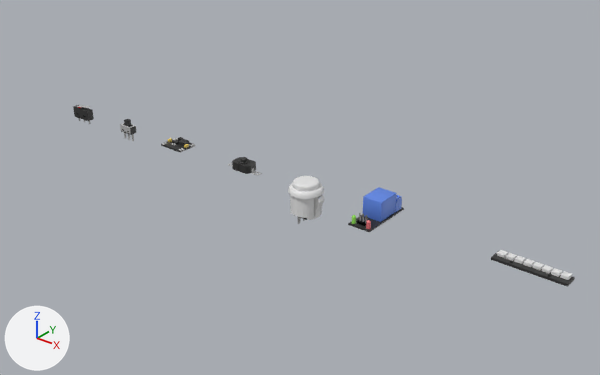
The Blender file electronics.blend, before and after one commit.
Rendered twice from a camera (50 mm lens) standing at (1.64, -4.35, 2.7) and looking at (-2.05, 0.27, -0.16). Every picture has the same lights, and +X, +Y and +Z are marked at lower left.

In view in the first picture: 'arcadeButton', 'flashlight switche smd', 'micro switch b', 'neopixel_line8', 'power switch a', 'rele2.5kW', 'step-up convertor'.
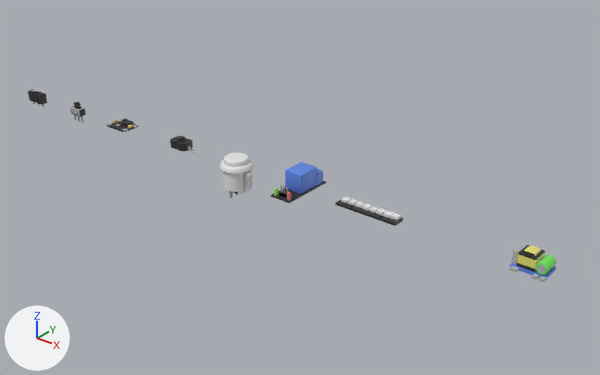
Commit message: Added power supply module

Edits to the bpy script that builds the scene:
```text
Add mat_p_green:
    mat_p_green = principled_material('p_green')
    mat_p_green.base_color = (0.177, 0.8, 0.121)  # green #75e762
Add mat_p_y:
    mat_p_y = principled_material('p_y')
    mat_p_y.base_color = (0.8, 0.762, 0.17)  # yellow #e7e273
Add me_circle_002:
    me_circle_002.from_pydata(...)  # 888 vertices, 796 faces; spans x -0.212..0.04, y -0.039..0.145, z -0.059..0.069
    # faces by material slot: [288, 16, 458, 23, 11]
    me_circle_002.materials.append(mat_p_green)  # green #75e762
    me_circle_002.materials.append(mat_plastic)  # black #303030
    me_circle_002.materials.append(mat_metal)  # grey #b3b3b3
    me_circle_002.materials.append(mat_p_blue)  # blue #5f88e7
    me_circle_002.materials.append(mat_p_y)  # yellow #e7e273
Change ob_power_switch_a:
    ob_power_switch_a.location: (-3.753, 0.0, -0.033) -> (-4.449, 0.0, -0.033)
Change ob_micro_switch_b:
    ob_micro_switch_b.location: (-4.368, 0.0, -0.048) -> (-5.064, 0.0, -0.048)
Change ob_step_up_convertor:
    ob_step_up_convertor.location: (-3.129, 0.0, 0.0) -> (-3.824, 0.0, 0.0)
Change ob_flashlight_switche_smd:
    ob_flashlight_switche_smd.location: (-2.392, 0.0, 0.0) -> (-3.088, 0.0, 0.0)
Change ob_arcadebutton:
    ob_arcadebutton.location: (-1.777, 0.0, 0.0) -> (-2.472, 0.0, 0.0)
Change ob_rele2_5kw:
    ob_rele2_5kw.location: (-1.151, 0.0, 0.0) -> (-1.846, 0.0, 0.0)
Change ob_neopixel_line8:
    ob_neopixel_line8.location: (0.0, 0.0, 0.0) -> (-1.219, 0.0, 0.0)
Add ob_power220_5v_wx_dc12003:
    ob_power220_5v_wx_dc12003 = bpy.data.objects.new('power220-5v_WX-DC12003', me_circle_002)
    ob_power220_5v_wx_dc12003.location = (0.079, -0.053, 0.059)
    _m = ob_power220_5v_wx_dc12003.modifiers.new('EdgeSplit', 'EDGE_SPLIT')
    _m.split_angle = 0.848
```

Boxes (x1, y1, x2, y2) around the edits, measured in the pictures (600 x 375 px):
'rele2.5kW', moved
    before: (348, 187, 404, 233)
    after: (271, 162, 326, 203)
'arcadeButton', moved
    before: (288, 176, 324, 224)
    after: (220, 153, 254, 198)
'neopixel_line8', moved
    before: (491, 250, 575, 287)
    after: (335, 196, 403, 226)
'power220-5v_WX-DC12003', added
    after: (510, 245, 556, 282)
    faces in mat_p_y (yellow #e7e272): (517, 245, 545, 269)
    faces in mat_metal (grey #b3b3b3): (510, 247, 546, 282)
    faces in mat_p_green (green #75e762): (535, 255, 556, 275)
    faces in mat_plastic (black #303030): (517, 245, 545, 272)
    faces in mat_p_blue (blue #5f88e7): (510, 263, 556, 279)
'flashlight switche smd', moved
    before: (228, 157, 262, 175)
    after: (167, 136, 197, 153)
'step-up convertor', moved
    before: (161, 137, 195, 153)
    after: (107, 118, 139, 132)
'micro switch b', moved
    before: (73, 105, 94, 124)
    after: (28, 89, 47, 108)
'power switch a', moved
    before: (120, 119, 136, 141)
    after: (70, 102, 86, 123)
